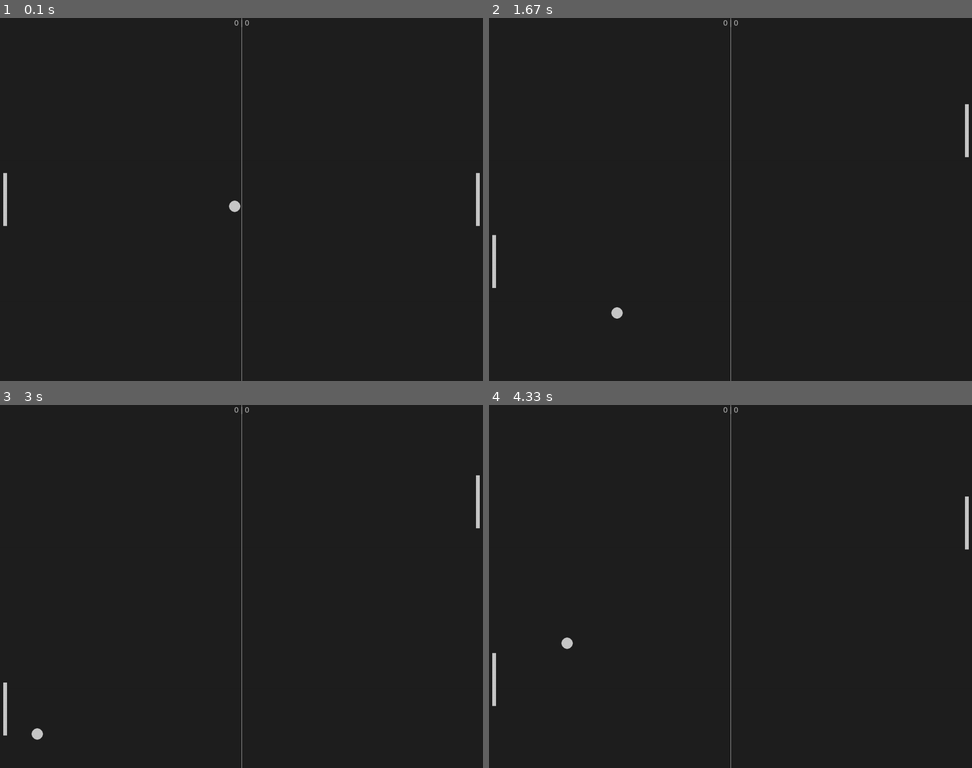
Above: before the commit, frames 1-4 (two rows, left to right).
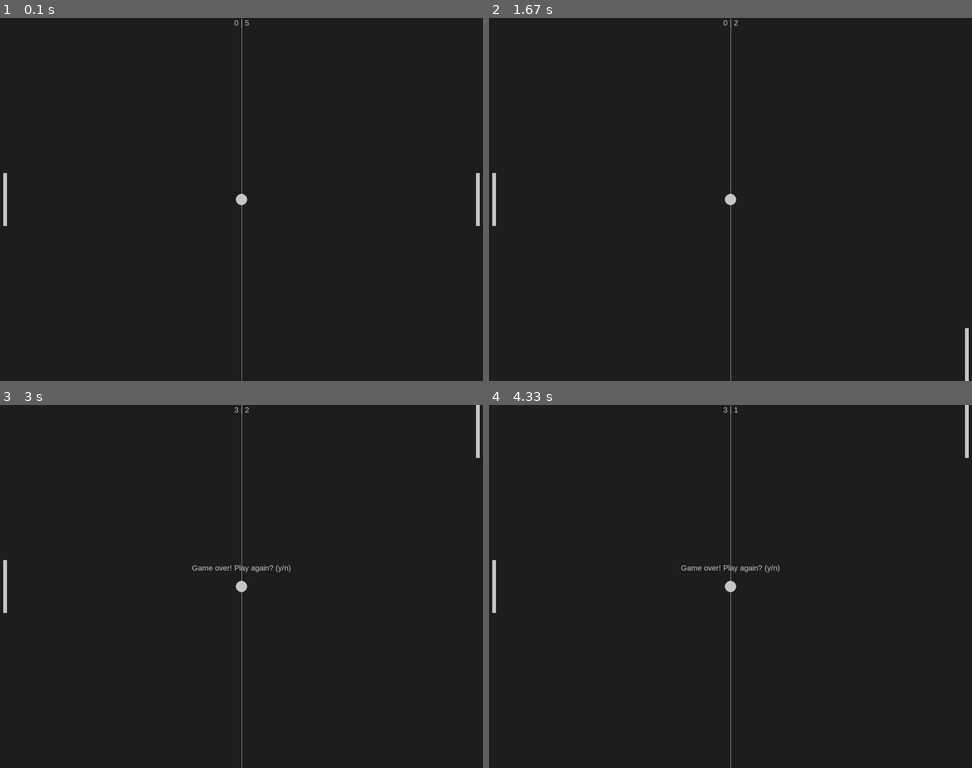
Above: after the commit, the same moments.

Repository: mcastre1/pygame
Game: pygame game, started from pong/main.py
Same seed, same stepped clock (60 frames per second), same inputs: the game is played once before the commit and once after it.
Inputs:
- Up to frame 1 (0.1 s): no input
- Up to frame 2 (1.67 s): hold Up 0.33-0.8 s; hold Down 0.83-1.13 s; tap Space at 0.9, 1.23, 1.63 s; hold Up 1.17-1.53 s; hold Down from 1.57 s (still down)
- Up to frame 3 (3 s): release Down at 1.93 s; hold Up 1.97-2.27 s; tap Space at 2.03, 2.37, 2.7 s; hold Down 2.3-2.6 s; hold Up from 2.63 s (still down)
- Up to frame 4 (4.33 s): release Up at 3 s; hold Down 3.03-3.4 s; tap Space at 3.1, 3.5, 3.83, 4.17 s; hold Up 3.43-3.73 s; hold Down 3.77-4.07 s; hold Up from 4.1 s (still down)

The runs differ from the first frame. In frame 1, 0.1% of the frame differs, in the area x 47-52%, y 0-54%; in frame 2, 0.6%; in frame 3, 0.7%; in frame 4, 0.7%, in the area x 0-100%, y 0-83%.

Commit message:
Trying out delta time.

Diff:
--- a/pong/main.py
+++ b/pong/main.py
@@ -1,16 +1,19 @@
 import pygame, sys
+from pygame import time
 import random
 
 def ball_animation():
+    global TARGET_FPS
     global ball_speed_x
     global ball_speed_y
     global opponent_score, player_score
     global ball_speed
     global opponent_speed
     global player_mod
+    global dt, TARGET_FPS
 
-    ball.x += ball_speed_x
-    ball.y += ball_speed_y
+    ball.x += ball_speed_x  * dt * TARGET_FPS
+    ball.y += ball_speed_y  * dt * TARGET_FPS
 
     if ball.top <= 0 or ball.bottom >= screen_height:
         ball_speed_y *= -1
@@ -37,10 +40,11 @@
 
 def opponent_animation():
     global opponent_speed
+    global dt, TARGET_FPS
     if ball.top < opponent.top:
-        opponent.y -= opponent_speed
+        opponent.y -= opponent_speed * dt * TARGET_FPS
     if ball.bottom > opponent.bottom:
-        opponent.y += opponent_speed
+        opponent.y += opponent_speed * dt * TARGET_FPS
 
 def player_animation():
     if player.top <= 0:
@@ -94,9 +98,21 @@
 
 game_over = False
 
+prev_time = time.get_ticks()
+TARGET_FPS = 60
+
 
 # loop
 while True:
+
+    # calculating delta time
+    now = time.get_ticks()
+    #print(now)
+    dt = now - prev_time
+    print(dt)
+    prev_time = now
+
+
     # handling input
     for event in pygame.event.get():
         if event.type == pygame.QUIT:
@@ -104,14 +120,14 @@
                 sys.exit()
         if event.type == pygame.KEYDOWN:
             if event.key == pygame.K_DOWN:
-                player_speed += 7 * player_mod
+                player_speed += 7
             if event.key == pygame.K_UP:
-                player_speed -= 7 * player_mod
+                player_speed -= 7
         if event.type == pygame.KEYUP:
             if event.key == pygame.K_DOWN:
-                player_speed -= 7 * player_mod
+                player_speed -= 7
             if event.key == pygame.K_UP:
-                player_speed += 7 * player_mod
+                player_speed += 7
         if event.type == 771: # key for y
             if game_over:
                 ball_speed = 3
@@ -128,7 +144,7 @@
     ball_animation()
 
     # player movement and out of screen collision
-    player.y += player_speed
+    player.y += player_speed * dt * TARGET_FPS
     player_animation()
 
     opponent_animation()
